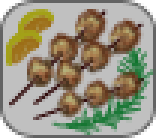
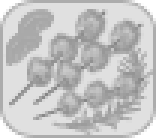
Revision of a layered (156, 138) image; what changed, layer by layer:
pixels changed over [0, 0, 156, 138] (layer not identified)
